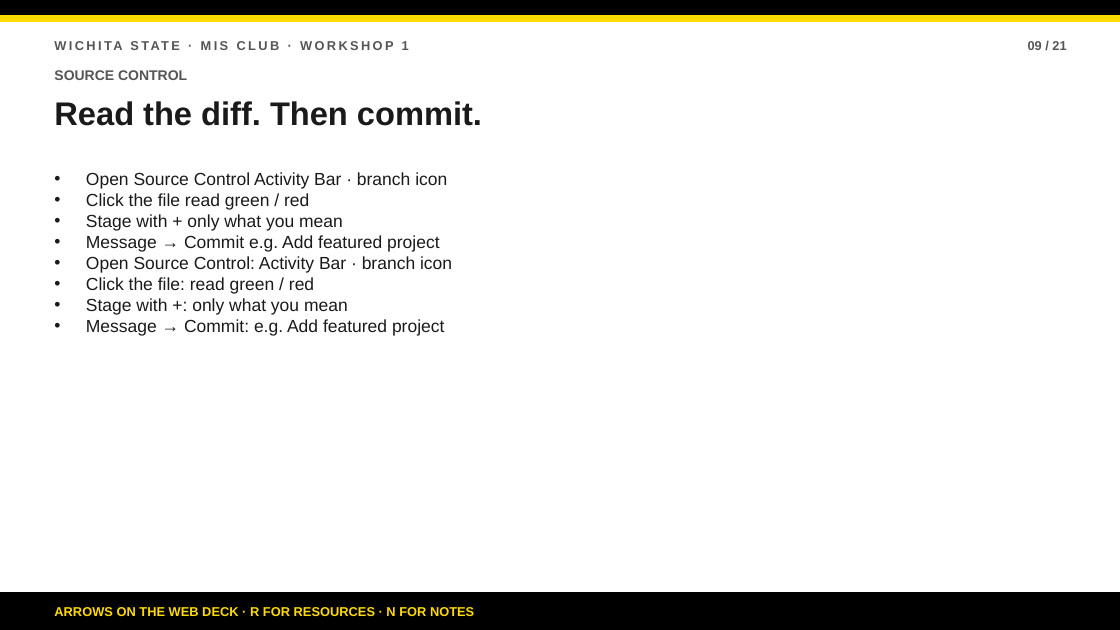
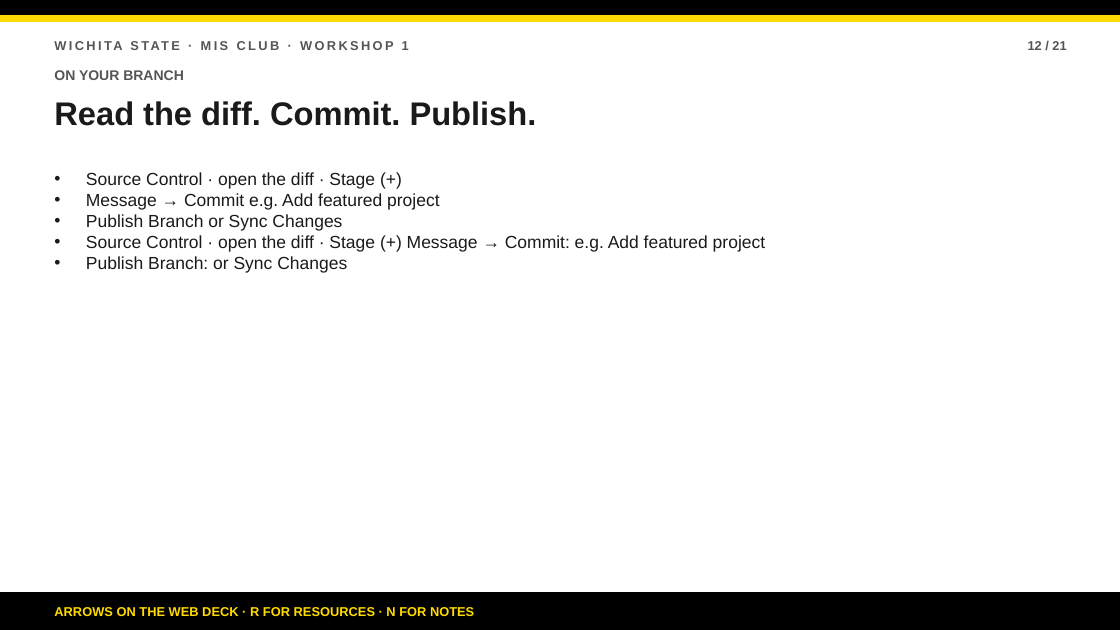
Before and after one commit to bsbcyber/workshop-site, a slide deck: slide 12 of downloads/workshop-1-presentation.pptx (slide 9 before the commit). Drawn at 1120x630 pixels with LibreOffice and Linux fonts; fonts in the diff are those of the drawing. Boxes give left, top, right and bottom in pixels: in the first picture for what was removed or moved away, otherwise in the second. Text is boxed around its words. In the diff, an @@ line names an element or a change of style, - is before the commit and + after.

```diff
--- a/downloads/workshop-1-presentation.pptx
+++ b/downloads/workshop-1-presentation.pptx
@@ text at (x1=1028, y1=41, x2=1066, y2=50): text changed @@
-09 / 21
+12 / 21
@@ text at (x1=54, y1=70, x2=184, y2=80): text changed @@
-SOURCE CONTROL
+ON YOUR BRANCH
@@ text at (x1=54, y1=101, x2=537, y2=126): text changed @@
-Read the diff. Then commit.
+Read the diff. Commit. Publish.
@@ text at (x1=86, y1=172, x2=375, y2=189): text changed @@
-• Open Source Control Activity Bar · branch icon
-• Click the file read green / red
-• Stage with + only what you mean
+• Source Control · open the diff · Stage (+)
@@ text at (x1=86, y1=214, x2=765, y2=273): text changed @@
-• Open Source Control: Activity Bar · branch icon
-• Click the file: read green / red
-• Stage with +: only what you mean
-• Message → Commit: e.g. Add featured project
+• Publish Branch or Sync Changes
+• Source Control · open the diff · Stage (+) Message → Commit: e.g. Add featured project
+• Publish Branch: or Sync Changes
```
Also in this commit, not shown: 3 other slides changed, 13 other files.
